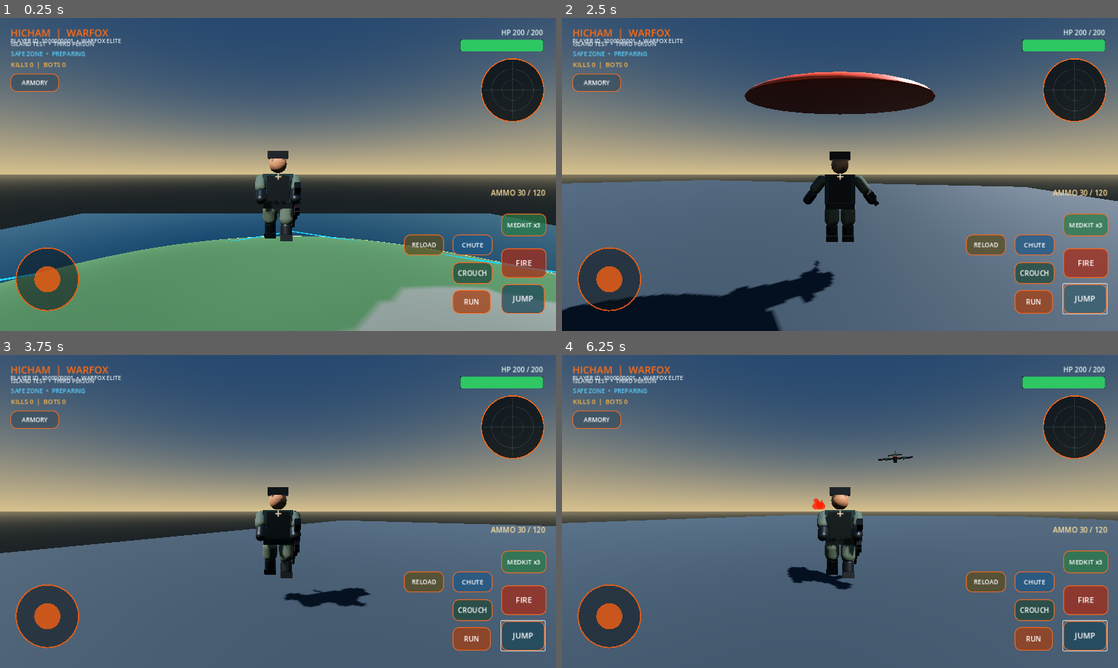
Above: before the commit, frames 1-4 (two rows, left to right).
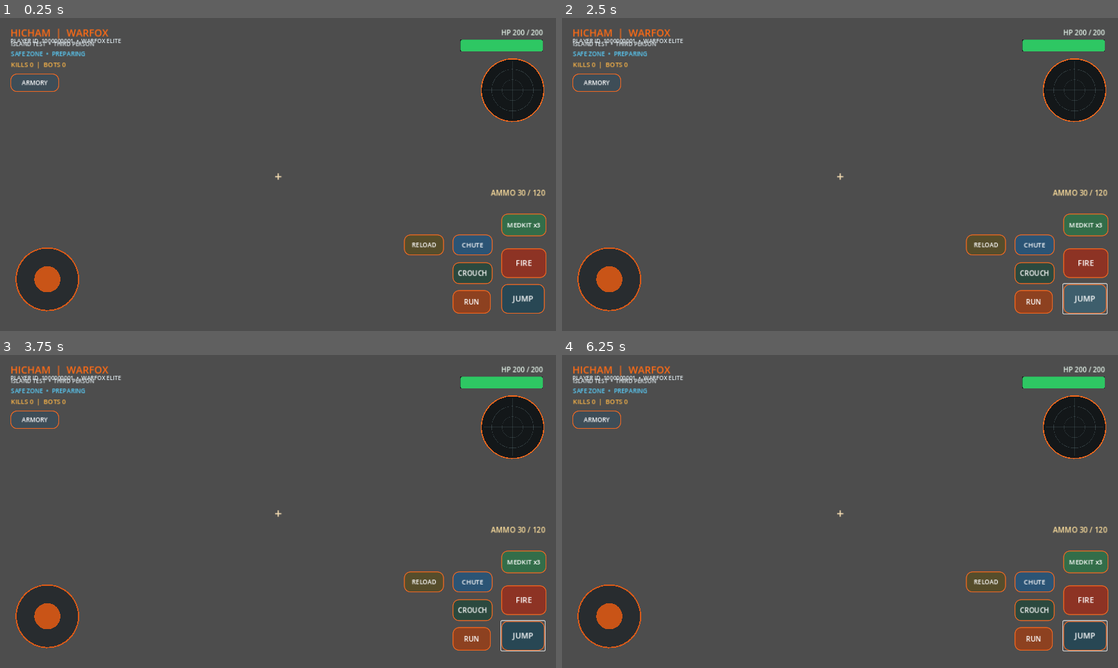
Above: after the commit, the same moments.

Repository: hicham07dzz-cyber/WARFOX
Game: Godot game, scene res://scenes/main.tscn
The game is run twice, just before and just after one commit, with the same random seed, the same clock (stepped at 60 frames per second) and the same inputs.
Inputs (mouse positions are in pixels of both pictures, inside the frame that each line leads up to):
- Up to frame 1 (0.25 s): no input
- Up to frame 2 (2.5 s): move the mouse to (962, 158) at 0.52 s; hold D (move_right) 0.53-1.25 s; hold Ctrl (crouch) 0.53-1.25 s; click (962, 158) at 0.67 s; tap Space (jump) at 0.77, 1.07 s; drag from (728, 190) to (812, 237) at 1.27 s; click "JUMP" at 2 s
- Up to frame 3 (3.75 s): move the mouse to (333, 442) at 2.77 s; hold D (move_right) 2.78-3.5 s; tap H (heal) at 2.85 s; drag from (250, 574) to (111, 464) at 3.52 s
- Up to frame 4 (6.25 s): move the mouse to (1006, 558) at 4.27 s; hold A (move_left) 4.28-5 s; hold Shift (sprint) 4.28-5 s; tap Space (jump) at 4.52, 4.82 s; drag from (673, 464) to (756, 433) at 5.02 s; move the mouse to (867, 511) at 5.77 s; hold S (move_back) from 5.78 s (still down); tap F (fire) at 5.85 s; click (867, 511) at 5.92 s

The runs differ from the first frame. In frame 1, 90% of the frame differs, in the area x 0-100%, y 0-100%; in frame 2, 89%; in frame 3, 88%; in frame 4, 90%.
Error before the commit: Invalid call. Nonexistent function 'get_nodes_in_group' in base 'Node3D (main.gd)'. (res://scripts/mobile_hud.gd:423)
Error after the commit: Parse Error: Identifier "dark" not declared in the current scope. (res://scripts/player_controller.gd:169)

Commit message:
Add detailed tactical armor and equipment to WARFOX operator

Diff:
--- a/scripts/player_controller.gd
+++ b/scripts/player_controller.gd
@@ -161,10 +161,14 @@
 			part.material_override = armor_mat if part.name == "Torso_Armor" else helmet_mat
 		elif part.name in ["UpperArm", "Thigh"]:
 			part.material_override = fabric_mat
-		elif part.name in ["Forearm_Guard", "Boot_Leg", "Boot", "Belt", "Backpack", "Helmet"]:
+		elif part.name in ["Forearm_Guard", "Boot_Leg", "Boot", "Belt", "Backpack", "Helmet", "Left_Shoulder_Pad", "Right_Shoulder_Pad", "Knee_Guard_Left", "Knee_Guard_Right", "Backpack_Flap", "Helmet_Side_Left", "Helmet_Side_Right"]:
 			part.material_override = helmet_mat
-		elif part.name in ["Chest_Insignia", "Helmet_Visor", "Shoulder_Patch"]:
+		elif part.name in ["Chest_Insignia", "Helmet_Visor", "Shoulder_Patch", "Radio_Antenna", "Helmet_Rear_Ridge"]:
 			part.material_override = accent_mat
+		elif part.name in ["Chest_Pouch_Left", "Chest_Pouch_Right", "Chest_Radio"]:
+			part.material_override = dark
+		elif part.name in ["Belt_Pouch_Left", "Belt_Pouch_Right"]:
+			part.material_override = fabric_mat
 
 func _apply_weapon_palette(weapon_name: String) -> void:
 	var base_color := Color(0.035, 0.045, 0.052)
@@ -225,6 +229,20 @@
 	_add_box(visual_root, "Helmet_Visor", Vector3(0.32, 0.055, 0.025), Vector3(0, 1.91, -0.222), accent)
 	_add_box(visual_root, "Backpack", Vector3(0.48, 0.55, 0.22), Vector3(0, 1.24, 0.27), dark)
 	_add_box(visual_root, "Shoulder_Patch", Vector3(0.16, 0.12, 0.08), Vector3(-0.43, 1.43, 0), accent)
+	_add_box(visual_root, "Left_Shoulder_Pad", Vector3(0.28, 0.19, 0.34), Vector3(-0.43, 1.49, 0.015), armor)
+	_add_box(visual_root, "Right_Shoulder_Pad", Vector3(0.28, 0.19, 0.34), Vector3(0.43, 1.49, 0.015), armor)
+	_add_box(visual_root, "Chest_Pouch_Left", Vector3(0.19, 0.17, 0.12), Vector3(-0.20, 1.08, -0.235), dark)
+	_add_box(visual_root, "Chest_Pouch_Right", Vector3(0.19, 0.17, 0.12), Vector3(0.20, 1.08, -0.235), dark)
+	_add_box(visual_root, "Chest_Radio", Vector3(0.12, 0.22, 0.09), Vector3(0.29, 1.43, 0.20), dark)
+	_add_box(visual_root, "Radio_Antenna", Vector3(0.025, 0.20, 0.025), Vector3(0.31, 1.61, 0.20), accent)
+	_add_box(visual_root, "Belt_Pouch_Left", Vector3(0.17, 0.20, 0.17), Vector3(-0.29, 0.84, -0.015), fabric)
+	_add_box(visual_root, "Belt_Pouch_Right", Vector3(0.17, 0.20, 0.17), Vector3(0.29, 0.84, -0.015), fabric)
+	_add_box(visual_root, "Knee_Guard_Left", Vector3(0.25, 0.20, 0.12), Vector3(-0.19, 0.39, -0.145), armor)
+	_add_box(visual_root, "Knee_Guard_Right", Vector3(0.25, 0.20, 0.12), Vector3(0.19, 0.39, -0.145), armor)
+	_add_box(visual_root, "Backpack_Flap", Vector3(0.36, 0.18, 0.045), Vector3(0, 1.48, 0.39), armor)
+	_add_box(visual_root, "Helmet_Side_Left", Vector3(0.10, 0.16, 0.20), Vector3(-0.25, 1.91, 0.015), armor)
+	_add_box(visual_root, "Helmet_Side_Right", Vector3(0.10, 0.16, 0.20), Vector3(0.25, 1.91, 0.015), armor)
+	_add_box(visual_root, "Helmet_Rear_Ridge", Vector3(0.32, 0.07, 0.10), Vector3(0, 2.075, 0.12), accent)
 
 	left_arm_pivot = Node3D.new()
 	left_arm_pivot.name = "LeftArm_Animated"
